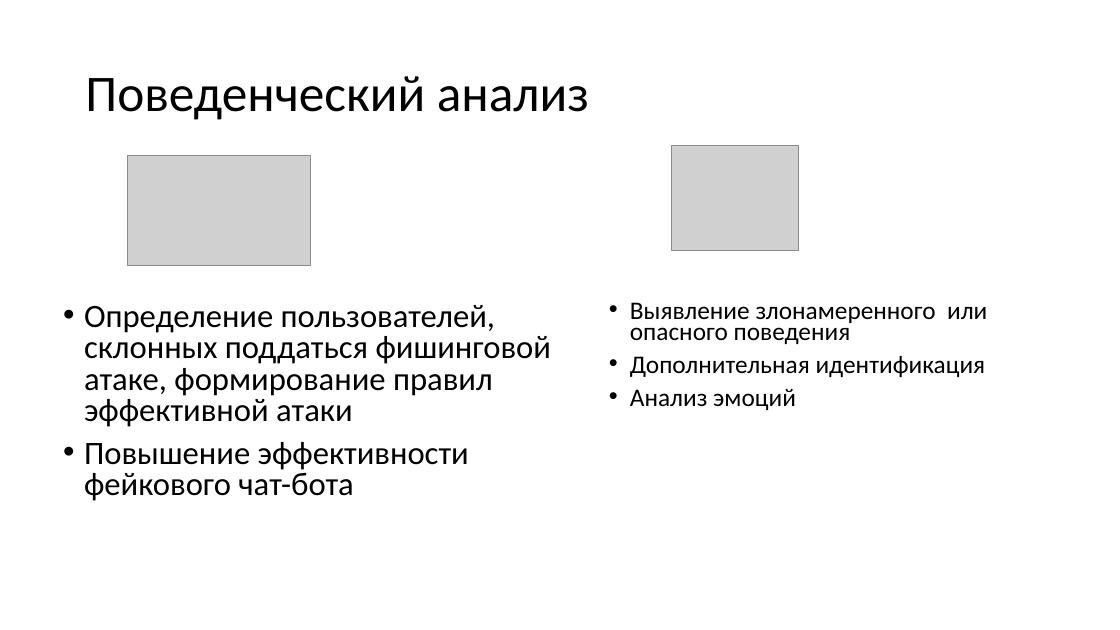
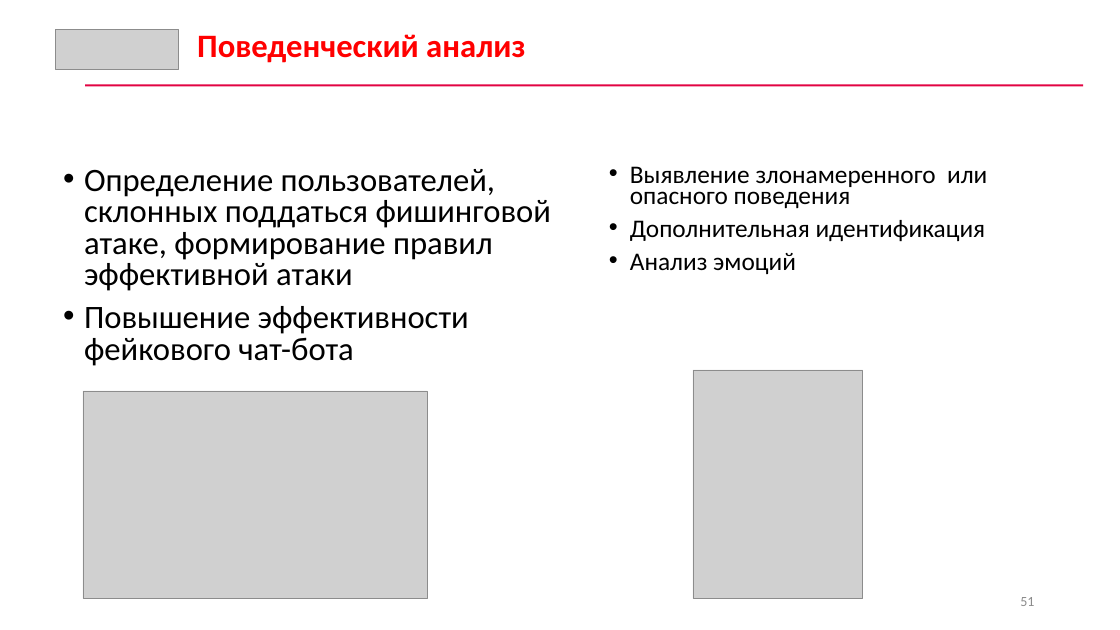
Before and after one commit to CyberLympha/AI-for-IS-Course, a slide deck: slide 51 of Лекции/Введение. Основы ИБ.pptx (slide 50 before the commit). Drawn at 1120x630 pixels with LibreOffice and Linux fonts; fonts in the diff are those of the drawing; grey boxes stand for pictures. Boxes give left, top, right and bottom in pixels: in the first picture for what was removed or moved away, otherwise in the second. Text is boxed around its words. In the diff, an @@ line names an element or a change of style, - is before the commit and + after.

```diff
--- a/Лекции/Введение. Основы ИБ.pptx
+++ b/Лекции/Введение. Основы ИБ.pptx
@@ picture added at [55,29,179,70] @@
@@ text "Поведенческий анализ": place and size @@
-text "Поведенческий анализ" at [85,76,589,120]
+text "Поведенческий анализ" at [197,34,525,63]
@@ text "Поведенческий анализ" at [197,34,525,63]: size 44 to 28 pt, text colour #000000 to #FF0000, bold on; line spacing 0.9 to 1; vertical alignment middle to top @@
@@ rectangle added at [85,85,1083,87], fill #E20443 @@
@@ text "Определение пользователей, склонных поддаться фишинговой ...": place and size @@
-text "Определение пользователей, склонных поддаться фишинговой ..." at [84,305,551,501]
+text "Определение пользователей, склонных поддаться фишинговой ..." at [84,169,551,366]
@@ text "Выявление злонамеренного или опасного поведения": place and size @@
-text "Выявление злонамеренного или опасного поведения" at [630,302,987,410]
+text "Выявление злонамеренного или опасного поведения" at [630,166,987,274]
@@ picture: place and size @@
-picture at [672,145,798,250]
+picture at [693,370,863,598]
@@ picture: place and size @@
-picture at [128,155,311,266]
+picture at [83,391,428,598]
@@ page number added at [1020,597,1034,606], 12 pt, text #8C8C8C @@
+51
```
Also in this commit, not shown: 10 other slides changed, 1 slide added, 3 other files.
